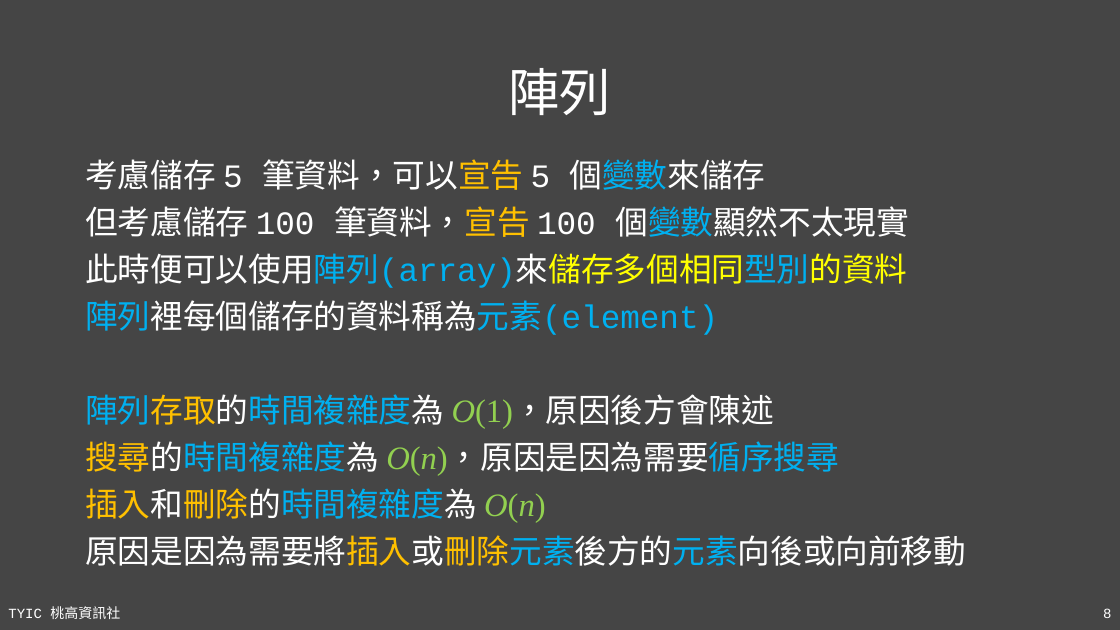
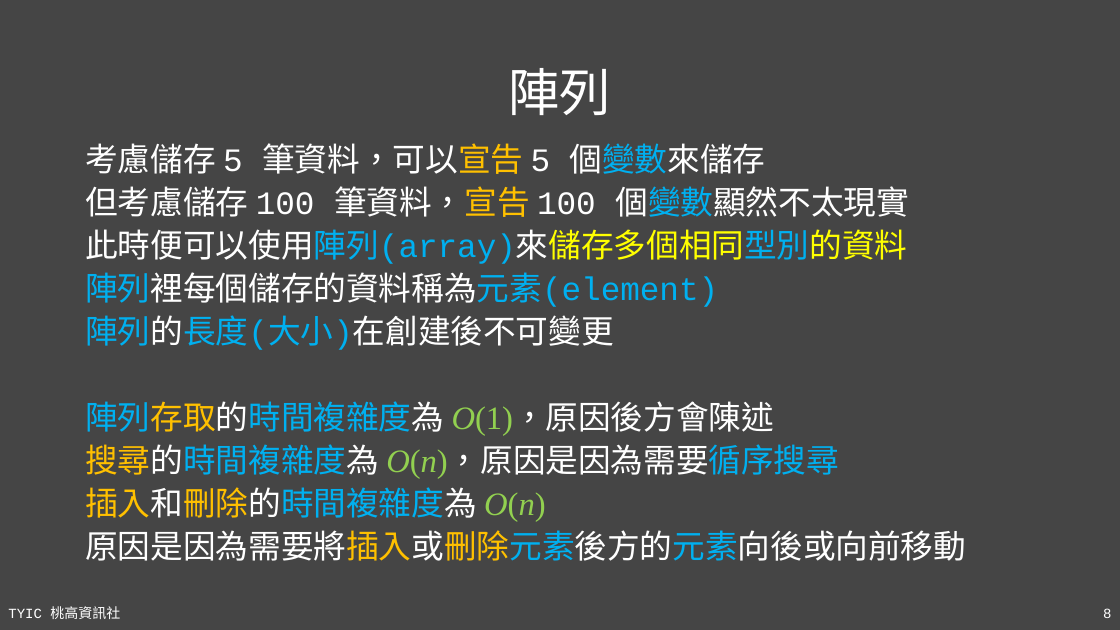
Before and after one commit to TYSHIC/slides, a slide deck: slide 8 of ppt/90_基礎資料結構與演算法.pptx. Drawn at 1120x630 pixels with LibreOffice and Linux fonts; fonts in the diff are those of the drawing. Boxes give left, top, right and bottom in pixels: in the first picture for what was removed or moved away, otherwise in the second. Text is boxed around its words. In the diff, an @@ line names an element or a change of style, - is before the commit and + after.

```diff
--- a/ppt/90_基礎資料結構與演算法.pptx
+++ b/ppt/90_基礎資料結構與演算法.pptx
@@ text "考慮儲存 5 筆資料，可以宣告 5 個變數來儲存": place and size @@
-text "考慮儲存 5 筆資料，可以宣告 5 個變數來儲存" at [85,159,966,566]
+text "考慮儲存 5 筆資料，可以宣告 5 個變數來儲存" at [85,143,966,561]
@@ text at [85,143,966,561]: line spacing 0.9 to 0.8 @@
@@ text at [85,315,614,350]: paragraph added @@
+陣列的長度(大小)在創建後不可變更
```
Also in this commit, not shown: 6 other slides changed, 1 slide added, 24 other files.
